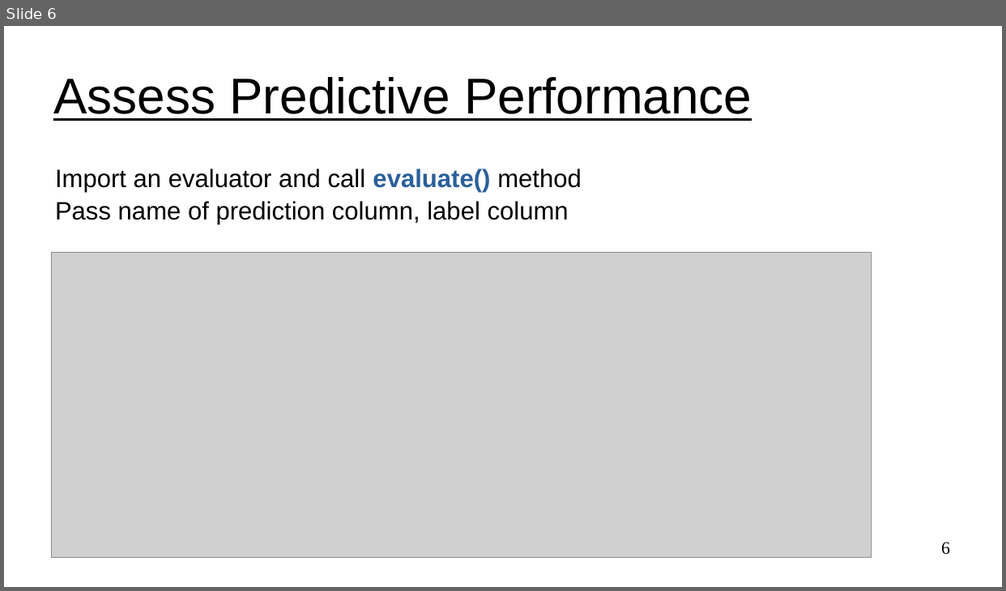
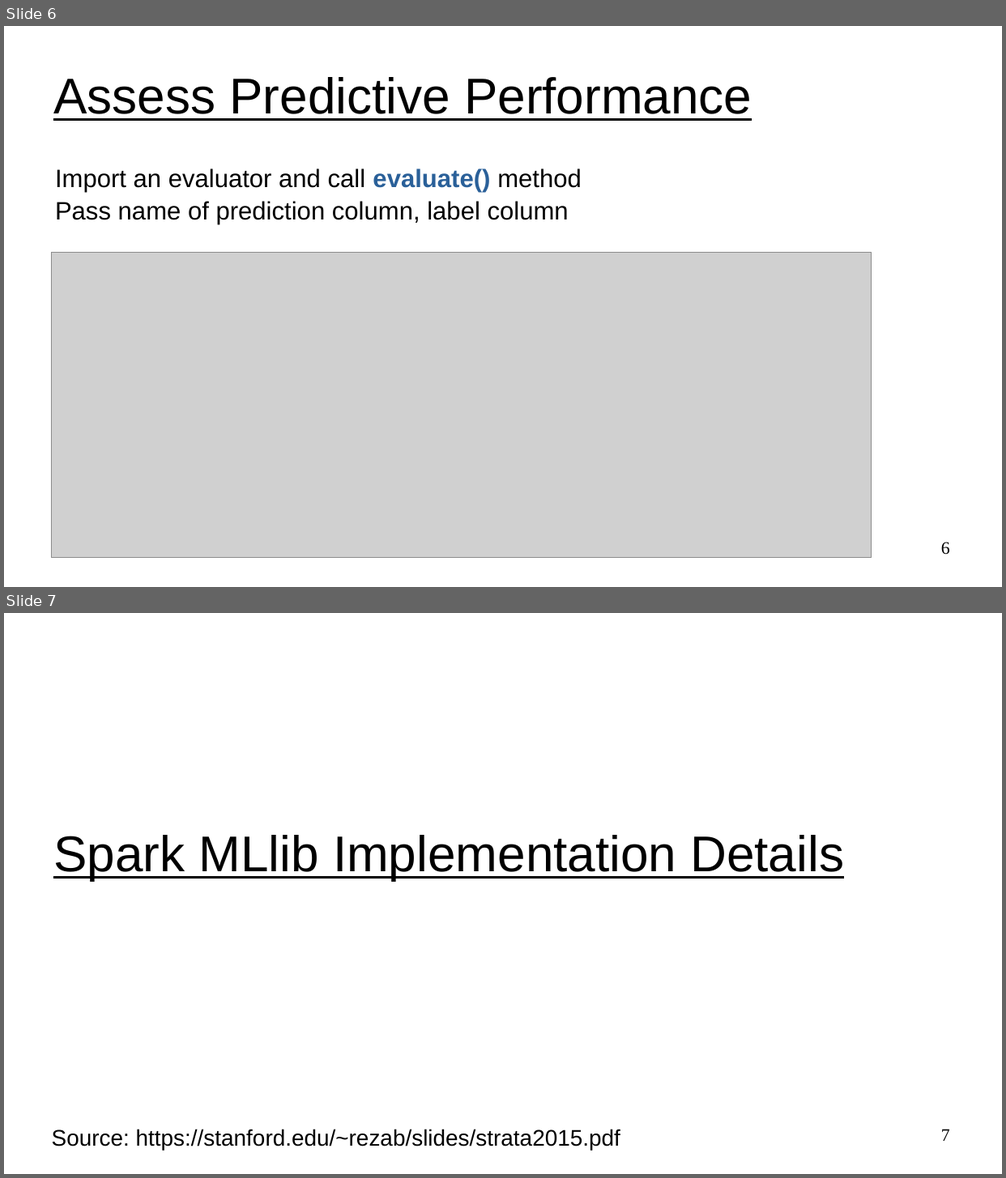
Before and after one commit to UVADS/distributed_computing, a slide deck: 04_mllib_intro_and_supervised_learning/mllib_method_summary.ppt. Shown one above the other, each under a label of ours: slide 6 before the commit, slides 6 and 7 after it. The pictures are 1006x591 and 1006x1178 pixels, drawn with LibreOffice and Linux fonts; fonts in the diff are those of the drawing; grey boxes stand for pictures. Boxes give left, top, right and bottom in pixels: in the first picture for what was removed or moved away, otherwise in the second. Text is boxed around its words. In the diff, an @@ line names an element or a change of style, - is before the commit and + after.

Commit message:
added mllib implementation

```diff
--- a/04_mllib_intro_and_supervised_learning/mllib_method_summary.ppt
+++ b/04_mllib_intro_and_supervised_learning/mllib_method_summary.ppt
@@ slide 7 added at bbox=[4, 613, 1002, 1174], background #FFFFFF @@
@@ title added at bbox=[53, 835, 844, 880], 40 pt, text #000000, underline @@
+Spark MLlib Implementation Details
@@ text added at bbox=[52, 1129, 620, 1150], 18 pt, text #000000 @@
+Source: https://stanford.edu/~rezab/slides/strata2015.pdf
@@ page number added at bbox=[941, 1129, 950, 1141], 14 pt, text #000000 @@
+7
```
Also in this commit, not shown: 2 other slides added.
